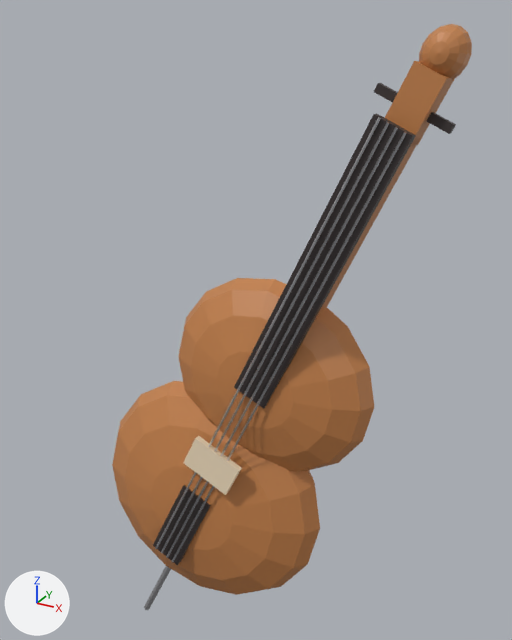
Renders of the glTF model Characters_1_Godot/Props/Cello_Played.glb from each side of a commit.
Before and after are seen from a 50 mm camera at (0.993, -1.499, 1.447) aimed at (0.278, -0.2, 0.797). Every picture has the same lights, and +X, +Y and +Z are marked at lower left. The picture after the commit comes second. Where no turn or scale is listed for an object, it has been applied to the vertices. Vertices at exactly the same position are counted once.

In view in the first picture: 'Cello_Bridge', 'Cello_Endpin', 'Cello_Fingerboard', 'Cello_LowerBout', 'Cello_Neck', 'Cello_Pegbox', 'Cello_Scroll', 'Cello_String', 'Cello_String.001', 'Cello_String.002', 'Cello_String.003', 'Cello_Tailpiece', 'Cello_UpperBout' and 1 more.
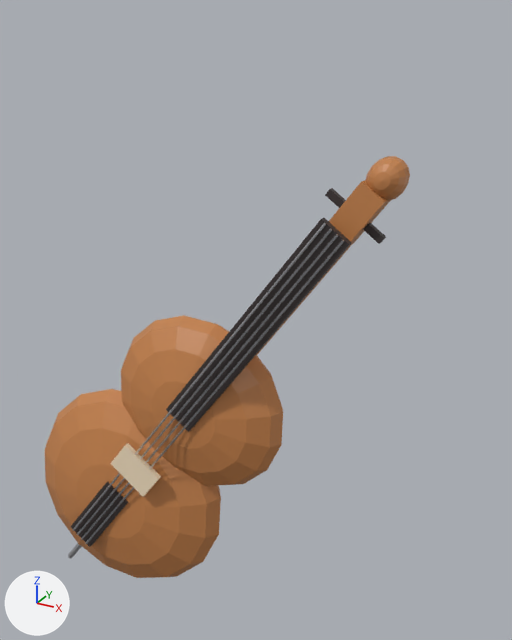
ob_cello_played is not drawn itself; it is the parent of ob_cello_bridge, ob_cello_fingerboard, ob_cello_neck, ob_cello_pegbox, ob_cello_pegs, ob_cello_string, ob_cello_string_001, ob_cello_string_002.

Where the newer file only moved an object's origin or applied its transform, the numbers keep the older frame.

Patch to the scene script:
```diff
--- a/Characters_1_Godot/Props/Cello_Played.glb.py
+++ b/Characters_1_Godot/Props/Cello_Played.glb.py
@@ me_cylinder_037 @@
 # used by ob_cello_endpin; location = (0.101, -0.391, 0.092)
-me_cylinder_037.from_pydata(...)  # 12 vertices, 20 faces; spans x -0.047..0.047, y -0.017..0.017, z -0.095..0.095
+me_cylinder_037.from_pydata(...)  # 12 vertices, 20 faces; spans x -0.357..-0.291, y 0.033..0.062, z -0.097..-0.011
+# me_cylinder_037 part 1: 12 of 12 vertices moved; they spanned x -0.047..0.047, y -0.017..0.017, z -0.095..0.095 and now span x -0.357..-0.291, y 0.033..0.062, z -0.097..-0.011; mean shift (-0.324, 0.048, -0.054)
 me_cylinder_037.materials.append(mat_cello_metal)
@@ me_sphere_003 @@
 # used by ob_cello_lowerbout; location = (0.244, -0.358, 0.418)
-me_sphere_003.from_pydata(...)  # 114 vertices, 224 faces; spans x -0.275..0.275, y -0.096..0.096, z -0.27..0.27
+me_sphere_003.from_pydata(...)  # 114 vertices, 224 faces; spans x -0.564..-0.026, y -0.043..0.16, z -0.401..0.133
+# me_sphere_003 part 2: the whole mesh is multiplied about its middle by the matrix ((0.98, -0.03, 0.194), (0.021, 0.999, 0.048), (-0.196, -0.043, 0.98)), then moved by (-0.295, 0.058, -0.134)
 me_sphere_003.materials.append(mat_cello_wood)
@@ me_sphere_005 @@
 # used by ob_cello_scroll; location = (0.666, -0.262, 1.378)
-me_sphere_005.from_pydata(...)  # 114 vertices, 224 faces; spans x -0.0415..0.0415, y -0.0471..0.0471, z -0.046..0.046
+me_sphere_005.from_pydata(...)  # 114 vertices, 224 faces; spans x -0.1618..-0.0769, y 0.0661..0.1597, z -0.2842..-0.1956
+# me_sphere_005 part 3: the whole mesh is multiplied about its middle by the matrix ((0.98, -0.03, 0.194), (0.021, 0.999, 0.048), (-0.196, -0.043, 0.98)), then moved by (-0.1194, 0.1129, -0.2399)
 me_sphere_005.materials.append(mat_cello_wood)
@@ me_sphere_004 @@
 # used by ob_cello_upperbout; location = (0.385, -0.326, 0.738)
-me_sphere_004.from_pydata(...)  # 114 vertices, 224 faces; spans x -0.226..0.226, y -0.088..0.088, z -0.212..0.212
+me_sphere_004.from_pydata(...)  # 114 vertices, 224 faces; spans x -0.455..-0.017, y -0.015..0.168, z -0.382..0.044
+# me_sphere_004 part 4: the whole mesh is multiplied about its middle by the matrix ((0.98, -0.03, 0.194), (0.021, 0.999, 0.048), (-0.196, -0.043, 0.98)), then moved by (-0.236, 0.077, -0.169)
 me_sphere_004.materials.append(mat_cello_wood)
@@ ob_cello_played @@
 ob_cello_played = bpy.data.objects.new('Cello_Played', None)
-ob_cello_played.location = (0.141, -0.382, 0.185)
-ob_cello_played.rotation_euler = (1.48, 0.415, 0.0)  # degrees (85, 24, 0)
+ob_cello_played.location = (-0.196, -0.336, 0.0766)
+ob_cello_played.rotation_euler = (1.427, 0.611, 0.0)  # degrees (82, 35, 0)
```

Where the change shows, as pixel boxes [x1, y1, x2, y2] in the pictures (512 x 640 px):
'Cello_LowerBout', reshaped (15% narrower, 12% shorter): before [112, 381, 320, 595]; after [45, 389, 221, 578]
'Cello_UpperBout', reshaped (17% narrower, 11% shorter): before [178, 278, 374, 471]; after [121, 315, 283, 486]
'Cello_Fingerboard', moved, turned: before [234, 114, 416, 408]; after [166, 218, 352, 432]
'Cello_Pegbox', moved, turned: before [385, 61, 455, 147]; after [329, 180, 391, 244]
'Cello_Scroll', reshaped (17% narrower, 19% shorter): before [419, 24, 472, 80]; after [366, 156, 410, 201]
'Cello_Bridge', moved, turned: before [183, 436, 242, 495]; after [110, 443, 161, 496]
'Cello_Tailpiece', moved, turned: before [153, 485, 211, 565]; after [71, 482, 128, 547]
'Cello_String.003', moved, turned: before [172, 132, 406, 562]; after [85, 240, 344, 544]
'Cello_String.002', moved, turned: before [166, 127, 398, 558]; after [81, 234, 338, 540]
'Cello_String.001', moved, turned: before [161, 122, 389, 554]; after [77, 228, 332, 535]
'Cello_String', moved, turned: before [155, 117, 381, 549]; after [73, 223, 326, 531]
'Cello_Neck', moved, turned (mostly hidden afterwards): before [314, 139, 419, 321]; after [254, 244, 352, 357]
'Cello_Pegs', moved, turned: before [374, 83, 456, 134]; after [325, 188, 386, 244]
'Cello_Endpin', reshaped: before [144, 566, 171, 610]; after [68, 543, 82, 558]
